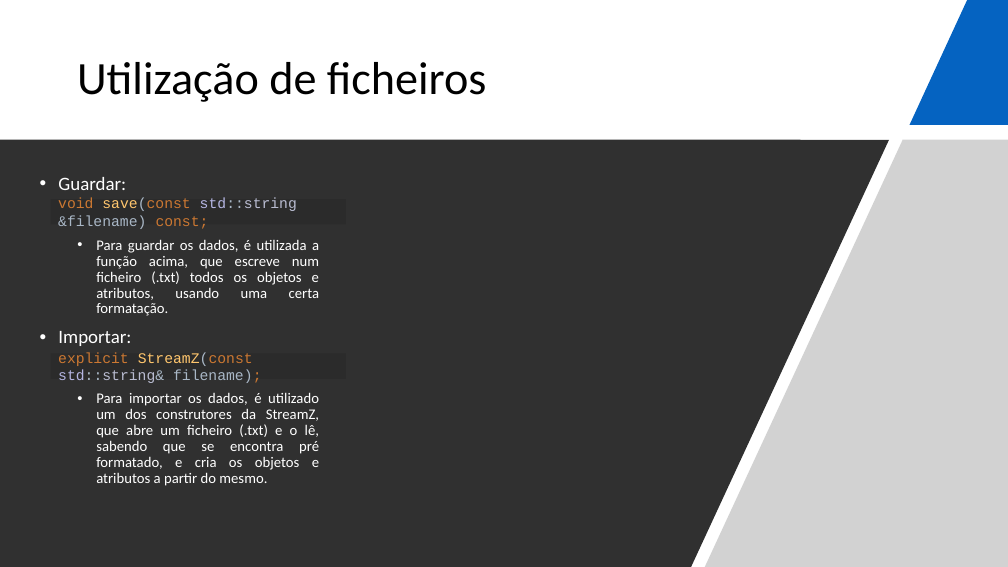
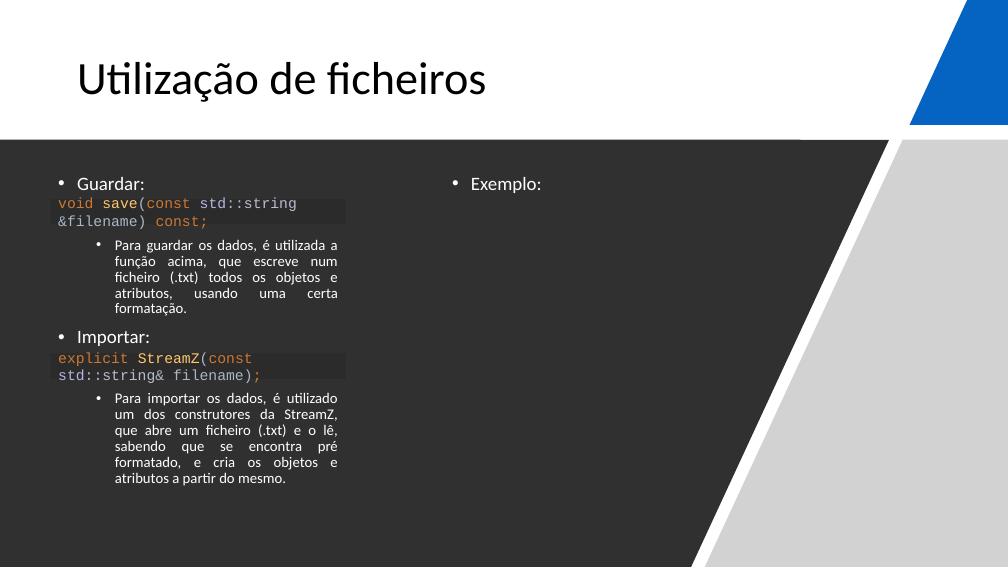
Before and after one commit to lucascalvet/2020_21_AEDA_StreamZ, a slide deck: slide 5 of StreamZ_presentation.pptx. Drawn at 1008x567 pixels with LibreOffice and Linux fonts; fonts in the diff are those of the drawing. Boxes give left, top, right and bottom in pixels: in the first picture for what was removed or moved away, otherwise in the second. Text is boxed around its words. In the diff, an @@ line names an element or a change of style, - is before the commit and + after.

```diff
--- a/StreamZ_presentation.pptx
+++ b/StreamZ_presentation.pptx
@@ text "Guardar:": place and size @@
-text "Guardar:" at [58,177,319,486]
+text "Guardar:" at [77,177,338,486]
@@ text added at [471,177,542,193], 18 pt, text #FFFFFF @@
+• Exemplo:
```
Also in this commit, not shown: 5 other slides changed, 2 slides added, 5 other files.
